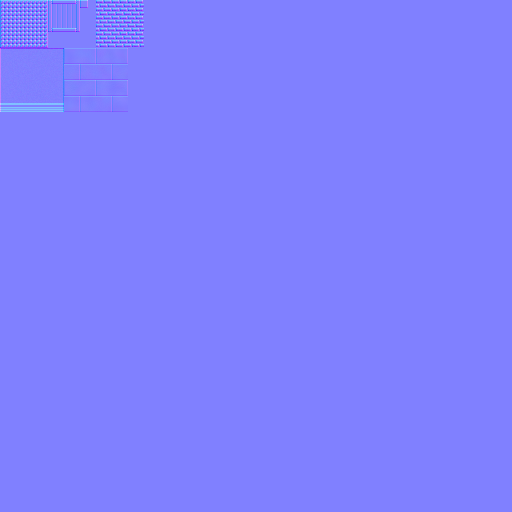
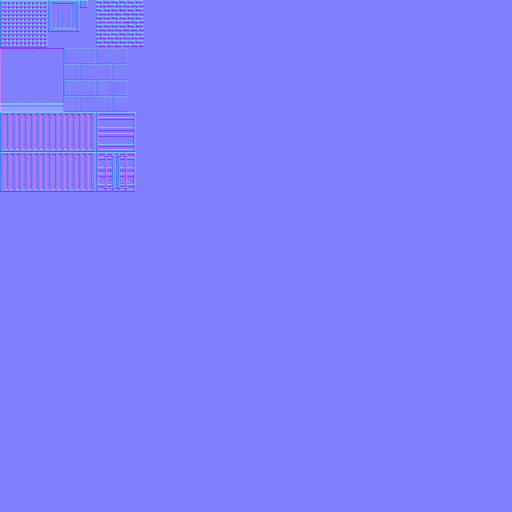
Layer changes from the first 512 x 512 image to the second:
renamed "Paint Layer 1" to "Paint Layer 1(pasted)", opacity 56% → 100%, painted on it over (x1=0, y1=112, x2=136, y2=192)
painted on "Background" over (x1=0, y1=112, x2=136, y2=192)
